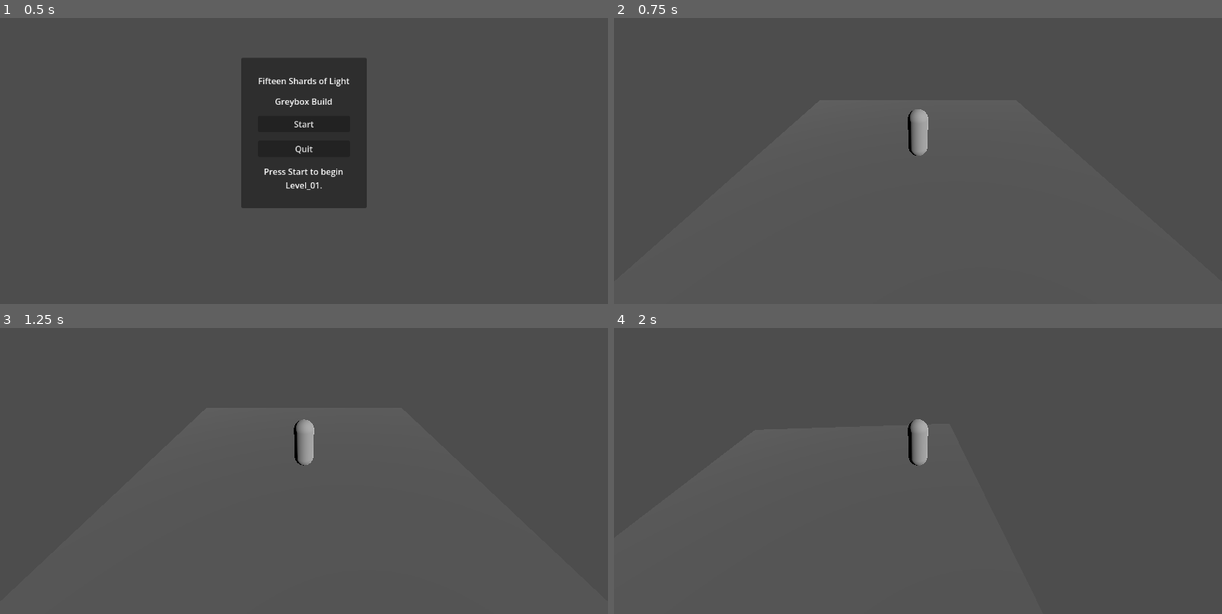
Above: before the commit, frames 1-4 (two rows, left to right).
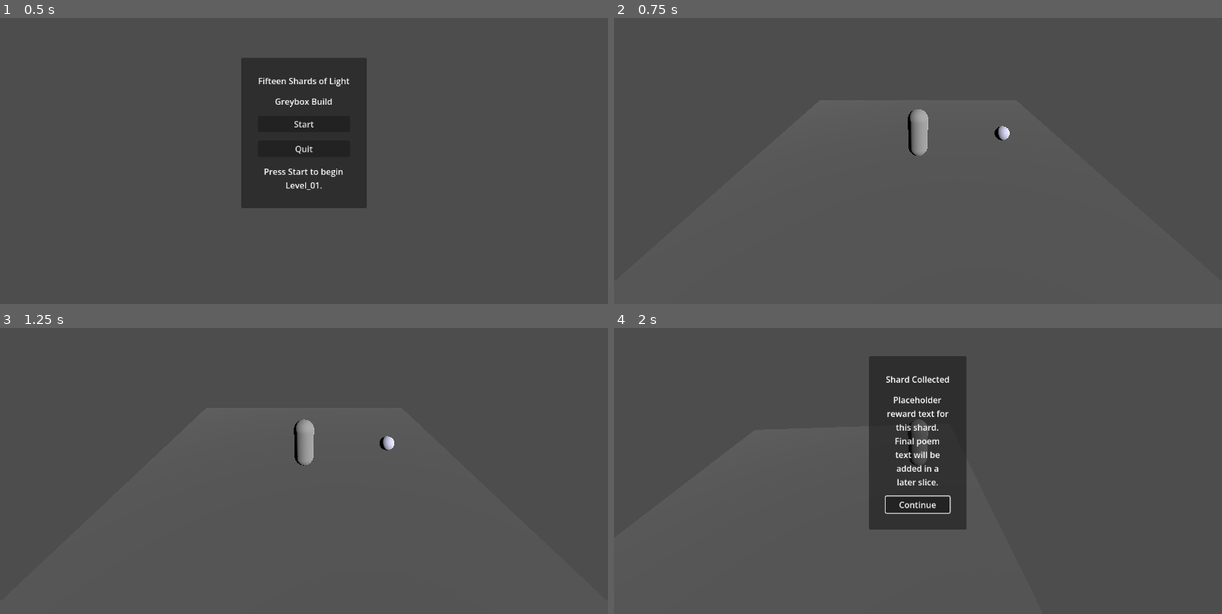
Above: after the commit, the same moments.

Repository: MindDevastation/fifteen-shards-of-light
Game: Godot game, scene res://scenes/core/StartScene.tscn
The game is run twice, just before and just after one commit, with the same random seed, the same clock (stepped at 60 frames per second) and the same inputs.
Inputs:
- Up to frame 1 (0.5 s): no input
- Up to frame 2 (0.75 s): click "Start" at 0.5 s
- Up to frame 3 (1.25 s): no input
- Up to frame 4 (2 s): tap Enter at 1.25 s; hold Right (ui_right) from 1.28 s (still down); tap Space at 1.52 s

Frame 1 is identical in both runs. In frame 2, less than 0.1% of the frame differs, in the area x 62-66%, y 37-43%; in frame 3, less than 0.1%; in frame 4, 9.3%, in the area x 41-58%, y 9-71%.

Commit message:
Add Stage 1D shard reward loop

Diff:
--- /dev/null
+++ b/scenes/core/SoulShard.tscn
@@ -0,0 +1,23 @@
+[gd_scene load_steps=5 format=3]
+
+[ext_resource type="Script" path="res://scripts/soul/soul_shard.gd" id="1_soul_shard"]
+
+[sub_resource type="StandardMaterial3D" id="StandardMaterial3D_shard_grey"]
+albedo_color = Color(0.75, 0.75, 0.85, 1)
+
+[sub_resource type="SphereMesh" id="SphereMesh_shard"]
+material = SubResource("StandardMaterial3D_shard_grey")
+radius = 0.25
+height = 0.5
+
+[sub_resource type="SphereShape3D" id="SphereShape3D_shard"]
+radius = 0.45
+
+[node name="SoulShard" type="Area3D"]
+script = ExtResource("1_soul_shard")
+
+[node name="PlaceholderMesh" type="MeshInstance3D" parent="."]
+mesh = SubResource("SphereMesh_shard")
+
+[node name="CollisionShape3D" type="CollisionShape3D" parent="."]
+shape = SubResource("SphereShape3D_shard")
--- a/scenes/levels/Level_01.tscn
+++ b/scenes/levels/Level_01.tscn
@@ -1,8 +1,10 @@
-[gd_scene load_steps=7 format=3]
+[gd_scene load_steps=9 format=3]
 
 [ext_resource type="Script" path="res://scripts/core/level_manager.gd" id="1_level_manager"]
 [ext_resource type="PackedScene" path="res://scenes/core/Player.tscn" id="2_player"]
 [ext_resource type="Script" path="res://scripts/player/camera_controller.gd" id="3_camera_controller"]
+[ext_resource type="PackedScene" path="res://scenes/core/SoulShard.tscn" id="4_soul_shard"]
+[ext_resource type="PackedScene" path="res://scenes/ui/PoemRewardUI.tscn" id="5_poem_reward_ui"]
 
 [sub_resource type="StandardMaterial3D" id="StandardMaterial3D_floor_grey"]
 albedo_color = Color(0.35, 0.35, 0.35, 1)
@@ -19,6 +21,8 @@
 [node name="LevelManager" type="Node" parent="."]
 script = ExtResource("1_level_manager")
 level_id = 1
+soul_shard_path = NodePath("../SoulShard")
+poem_reward_ui_path = NodePath("../UILayer/PoemRewardUI")
 
 [node name="Floor" type="StaticBody3D" parent="."]
 
@@ -44,3 +48,9 @@
 [node name="SunLight" type="DirectionalLight3D" parent="."]
 transform = Transform3D(0.707107, -0.353553, 0.612372, 0, 0.866025, 0.5, -0.707107, -0.353553, 0.612372, 0, 6, 0)
 light_energy = 1.5
+[node name="SoulShard" parent="." instance=ExtResource("4_soul_shard")]
+transform = Transform3D(1, 0, 0, 0, 1, 0, 0, 0, 1, 3, 1, 0)
+
+[node name="UILayer" type="CanvasLayer" parent="."]
+
+[node name="PoemRewardUI" parent="UILayer" instance=ExtResource("5_poem_reward_ui")]
--- /dev/null
+++ b/scenes/ui/PoemRewardUI.tscn
@@ -0,0 +1,52 @@
+[gd_scene load_steps=2 format=3]
+
+[ext_resource type="Script" path="res://scripts/ui/poem_reward_ui.gd" id="1_poem_reward_ui"]
+
+[node name="PoemRewardUI" type="Control"]
+visible = false
+layout_mode = 3
+anchors_preset = 15
+anchor_right = 1.0
+anchor_bottom = 1.0
+grow_horizontal = 2
+grow_vertical = 2
+script = ExtResource("1_poem_reward_ui")
+
+[node name="CenterContainer" type="CenterContainer" parent="."]
+layout_mode = 1
+anchors_preset = 15
+anchor_right = 1.0
+anchor_bottom = 1.0
+grow_horizontal = 2
+grow_vertical = 2
+
+[node name="PanelContainer" type="PanelContainer" parent="CenterContainer"]
+layout_mode = 2
+
+[node name="MarginContainer" type="MarginContainer" parent="CenterContainer/PanelContainer"]
+layout_mode = 2
+theme_override_constants/margin_left = 32
+theme_override_constants/margin_top = 32
+theme_override_constants/margin_right = 32
+theme_override_constants/margin_bottom = 32
+
+[node name="VBoxContainer" type="VBoxContainer" parent="CenterContainer/PanelContainer/MarginContainer"]
+layout_mode = 2
+theme_override_constants/separation = 16
+
+[node name="TitleLabel" type="Label" parent="CenterContainer/PanelContainer/MarginContainer/VBoxContainer"]
+layout_mode = 2
+text = "Shard Collected"
+horizontal_alignment = 1
+
+[node name="RewardTextLabel" type="Label" parent="CenterContainer/PanelContainer/MarginContainer/VBoxContainer"]
+unique_name_in_owner = true
+layout_mode = 2
+text = "Placeholder reward text for this shard.\nFinal poem text will be added in a later slice."
+horizontal_alignment = 1
+autowrap_mode = 2
+
+[node name="ContinueButton" type="Button" parent="CenterContainer/PanelContainer/MarginContainer/VBoxContainer"]
+unique_name_in_owner = true
+layout_mode = 2
+text = "Continue"
--- a/scripts/core/level_manager.gd
+++ b/scripts/core/level_manager.gd
@@ -1,7 +1,46 @@
 extends Node
 
 @export var level_id: int = 1
+@export var soul_shard_path: NodePath = ^"../SoulShard"
+@export var poem_reward_ui_path: NodePath = ^"../UILayer/PoemRewardUI"
+
+var _poem_reward_ui: Node
 
 
 func _ready() -> void:
 	print("LevelManager ready for level %d." % level_id)
+	_connect_stage_1d_nodes()
+
+
+func _connect_stage_1d_nodes() -> void:
+	var soul_shard := get_node_or_null(soul_shard_path)
+	_poem_reward_ui = get_node_or_null(poem_reward_ui_path)
+
+	if soul_shard != null and soul_shard.has_signal("collected"):
+		soul_shard.connect("collected", _on_soul_shard_collected)
+	else:
+		push_warning("Level %d has no Stage 1D SoulShard connected." % level_id)
+
+	if _poem_reward_ui != null:
+		_poem_reward_ui.hide()
+		if _poem_reward_ui.has_signal("closed"):
+			_poem_reward_ui.connect("closed", _on_poem_reward_ui_closed)
+	else:
+		push_warning("Level %d has no Stage 1D PoemRewardUI connected." % level_id)
+
+
+func _on_soul_shard_collected() -> void:
+	print("Level %d SoulShard collected; showing placeholder reward UI." % level_id)
+
+	if _poem_reward_ui == null:
+		return
+
+	if _poem_reward_ui.has_method("show_placeholder_reward"):
+		_poem_reward_ui.call("show_placeholder_reward")
+	else:
+		_poem_reward_ui.show()
+
+
+func _on_poem_reward_ui_closed() -> void:
+	if _poem_reward_ui != null:
+		_poem_reward_ui.hide()
--- /dev/null
+++ b/scripts/soul/soul_shard.gd
@@ -0,0 +1,30 @@
+extends Area3D
+
+signal collected
+
+var _is_collected := false
+
+@onready var collision_shape: CollisionShape3D = $CollisionShape3D
+
+
+func _ready() -> void:
+	body_entered.connect(_on_body_entered)
+
+
+func _on_body_entered(body: Node3D) -> void:
+	if _is_collected:
+		return
+
+	if not _is_player_body(body):
+		return
+
+	_is_collected = true
+	collected.emit()
+	hide()
+	set_deferred("monitoring", false)
+	set_deferred("monitorable", false)
+	collision_shape.set_deferred("disabled", true)
+
+
+func _is_player_body(body: Node3D) -> bool:
+	return body is CharacterBody3D and body.name == "Player"
--- /dev/null
+++ b/scripts/ui/poem_reward_ui.gd
@@ -0,0 +1,23 @@
+extends Control
+
+signal closed
+
+const DEFAULT_PLACEHOLDER_TEXT := "Placeholder reward text for this shard.\nFinal poem text will be added in a later slice."
+
+@onready var reward_text_label: Label = %RewardTextLabel
+@onready var continue_button: Button = %ContinueButton
+
+
+func _ready() -> void:
+	continue_button.pressed.connect(_on_continue_button_pressed)
+
+
+func show_placeholder_reward(reward_text: String = DEFAULT_PLACEHOLDER_TEXT) -> void:
+	reward_text_label.text = reward_text
+	show()
+	continue_button.grab_focus()
+
+
+func _on_continue_button_pressed() -> void:
+	hide()
+	closed.emit()
